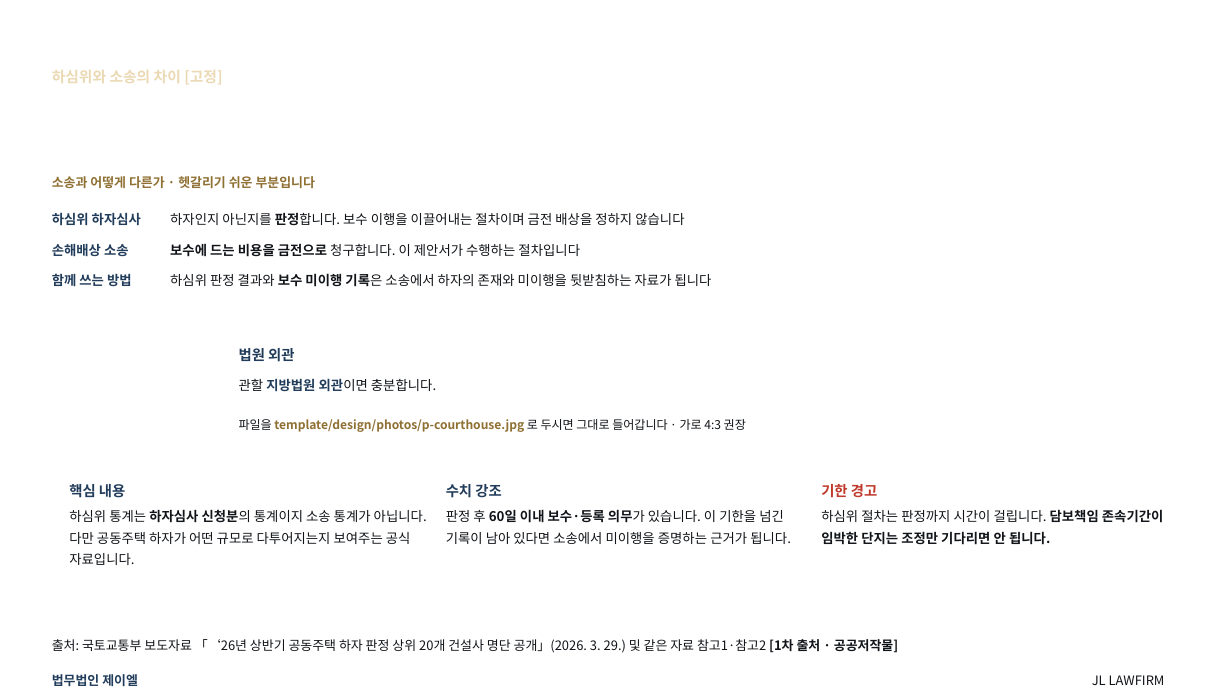
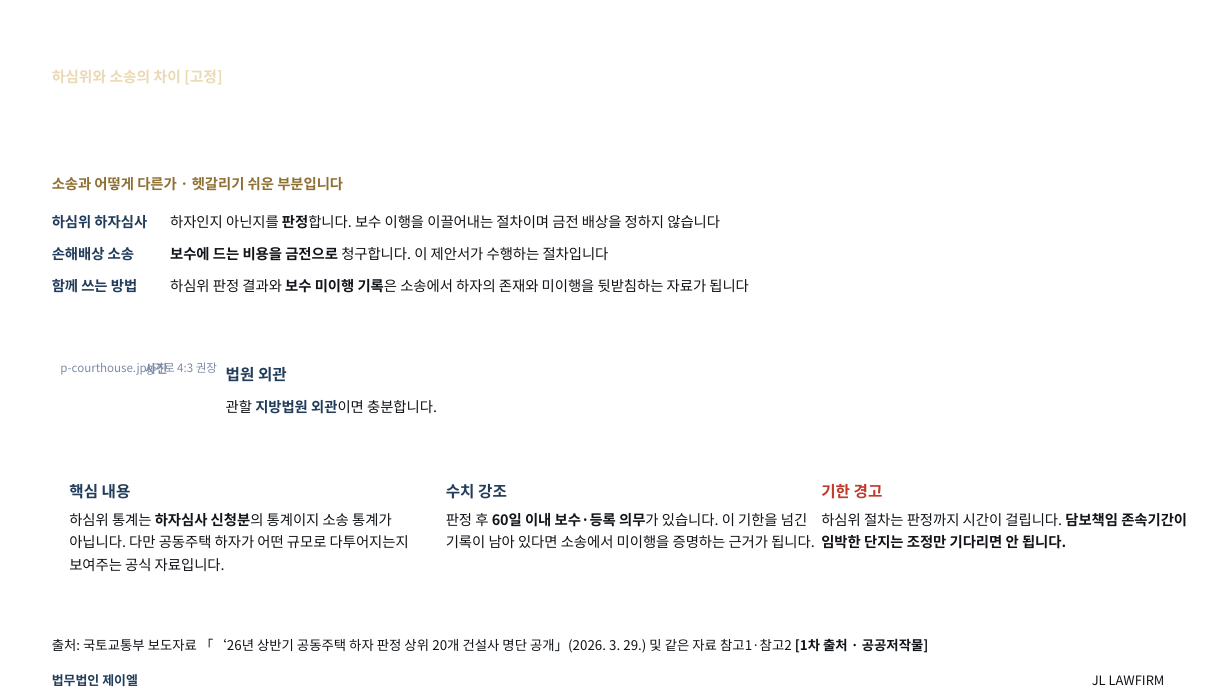
Before and after one commit to kingjin77-rgb/jl-magazine, a slide deck: slide 35 of template/design/preview/JL_하자소송_기본제안서.pptx. Drawn at 1232x693 pixels with LibreOffice and Linux fonts; fonts in the diff are those of the drawing; background and template pictures are left out. Boxes give left, top, right and bottom in pixels: in the first picture for what was removed or moved away, otherwise in the second. Text is boxed around its words. In the diff, an @@ line names an element or a change of style, - is before the commit and + after.

```diff
--- a/template/design/preview/JL_하자소송_기본제안서.pptx
+++ b/template/design/preview/JL_하자소송_기본제안서.pptx
@@ text "소송과 어떻게 다른가 · 헷갈리기 ..." at [52,177,343,191]: size 10.1 to 11.2 pt; line spacing 14.1pt to 15.6pt @@
@@ size 10.4 to 11.2 pt; line spacing 16.2pt to 17.3pt in 6 elements at [170,215,720,229], [170,247,609,261], [52,215,147,229], [52,247,134,261], [170,279,749,293], [52,279,137,293] @@
@@ text added at [60,362,217,375], 9 pt, text #7F8CA6 @@
+p-courthouse.jpg가로 4:3 권장
@@ text added at [145,363,167,375], 9.4 pt, text #7F8CA6, bold @@
+사진
@@ size 11.2 to 12.2 pt; line spacing 15.6pt to 17.1pt in 4 elements at [69,484,131,499], [446,484,507,499], [821,484,883,499], [226,367,287,382] @@
@@ text "법원 외관": place and size @@
-text "법원 외관" at [239,348,294,362]
+text "법원 외관" at [226,367,287,382]
@@ text "관할 지방법원 외관이면 충분합니다.": place and size @@
-text "관할 지방법원 외관이면 충분합니다." at [239,378,436,392]
+text "관할 지방법원 외관이면 충분합니다." at [226,400,437,414]
@@ text "관할 지방법원 외관이면 충분합니다." at [226,400,437,414]: size 10.4 to 11.2 pt; line spacing 17.7pt to 19pt @@
@@ text removed at [239,419,746,432] @@
-파일을 template/design/photos/p-courthouse.jpg 로 두시면 그대로 들어갑니다 · 가로 4:3 권장
@@ size 10.4 to 11.2 pt; line spacing 16.7pt to 17.9pt in 3 elements at [821,513,1187,549], [69,513,409,571], [446,513,815,548] @@
@@ text "출처: 국토교통부 보도자료 「‘26년 상반기 ..." at [52,638,929,653]: size 10.1 to 10.4 pt; line spacing 16.1pt to 16.7pt @@
```
Also in this commit, not shown: 81 other slides changed, 4 slides added, 2 other files.
